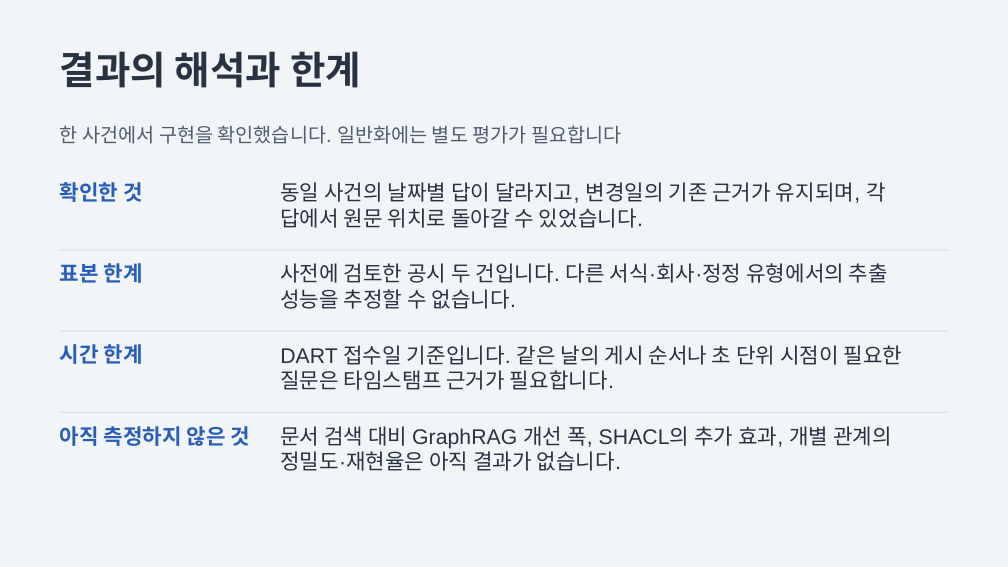
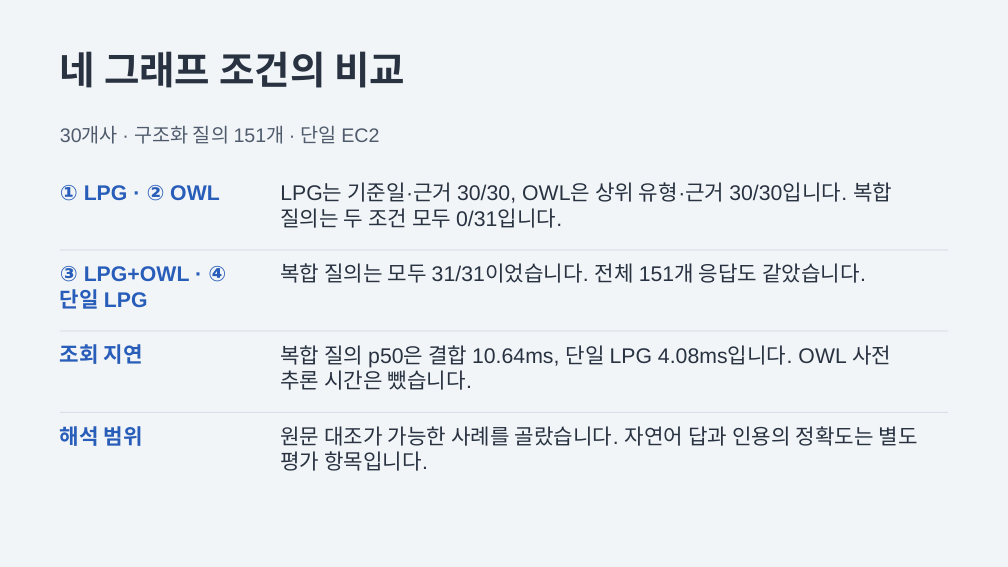
Before and after one commit to gugstockkg/knowledge_graph, a slide deck: slide 15 of ontology/controller-change-v0.1/controller-change.pptx. Drawn at 1008x567 pixels with LibreOffice and Linux fonts; fonts in the diff are those of the drawing. Boxes give left, top, right and bottom in pixels: in the first picture for what was removed or moved away, otherwise in the second. Text is boxed around its words. In the diff, an @@ line names an element or a change of style, - is before the commit and + after.

```diff
--- a/ontology/controller-change-v0.1/controller-change.pptx
+++ b/ontology/controller-change-v0.1/controller-change.pptx
@@ text at (60,51,405,88): text changed @@
-결과의 해석과 한계
+네 그래프 조건의 비교
@@ text at (60,125,379,144): text changed @@
-한 사건에서 구현을 확인했습니다. 일반화에는 별도 평가가 필요합니다
+30개사 · 구조화 질의 151개 · 단일 EC2
@@ text at (60,185,220,201): text changed @@
-확인한 것
+① LPG · ② OWL
@@ text at (280,182,892,228): text changed @@
-동일 사건의 날짜별 답이 달라지고, 변경일의 기존 근거가 유지되며, 각 답에서 원문 위치로 돌아갈 수 있었습니다.
+LPG는 기준일·근거 30/30, OWL은 상위 유형·근거 30/30입니다. 복합 질의는 두 조건 모두 0/31입니다.
@@ text at (60,266,226,309): text changed @@
-표본 한계
+③ LPG+OWL · ④ 단일 LPG
@@ text at (280,263,866,283): text changed @@
-사전에 검토한 공시 두 건입니다. 다른 서식·회사·정정 유형에서의 추출 성능을 추정할 수 없습니다.
+복합 질의는 모두 31/31이었습니다. 전체 151개 응답도 같았습니다.
@@ text at (60,344,143,364): text changed @@
-시간 한계
+조회 지연
@@ text at (280,345,891,390): text changed @@
-DART 접수일 기준입니다. 같은 날의 게시 순서나 초 단위 시점이 필요한 질문은 타임스탬프 근거가 필요합니다.
+복합 질의 p50은 결합 10.64ms, 단일 LPG 4.08ms입니다. OWL 사전 추론 시간은 뺐습니다.
@@ text at (60,426,143,446): text changed @@
-아직 측정하지 않은 것
+해석 범위
@@ text at (280,426,918,471): text changed @@
-문서 검색 대비 GraphRAG 개선 폭, SHACL의 추가 효과, 개별 관계의 정밀도·재현율은 아직 결과가 없습니다.
+원문 대조가 가능한 사례를 골랐습니다. 자연어 답과 인용의 정확도는 별도 평가 항목입니다.
```
Also in this commit, not shown: 5 other slides changed, 7 other files.
